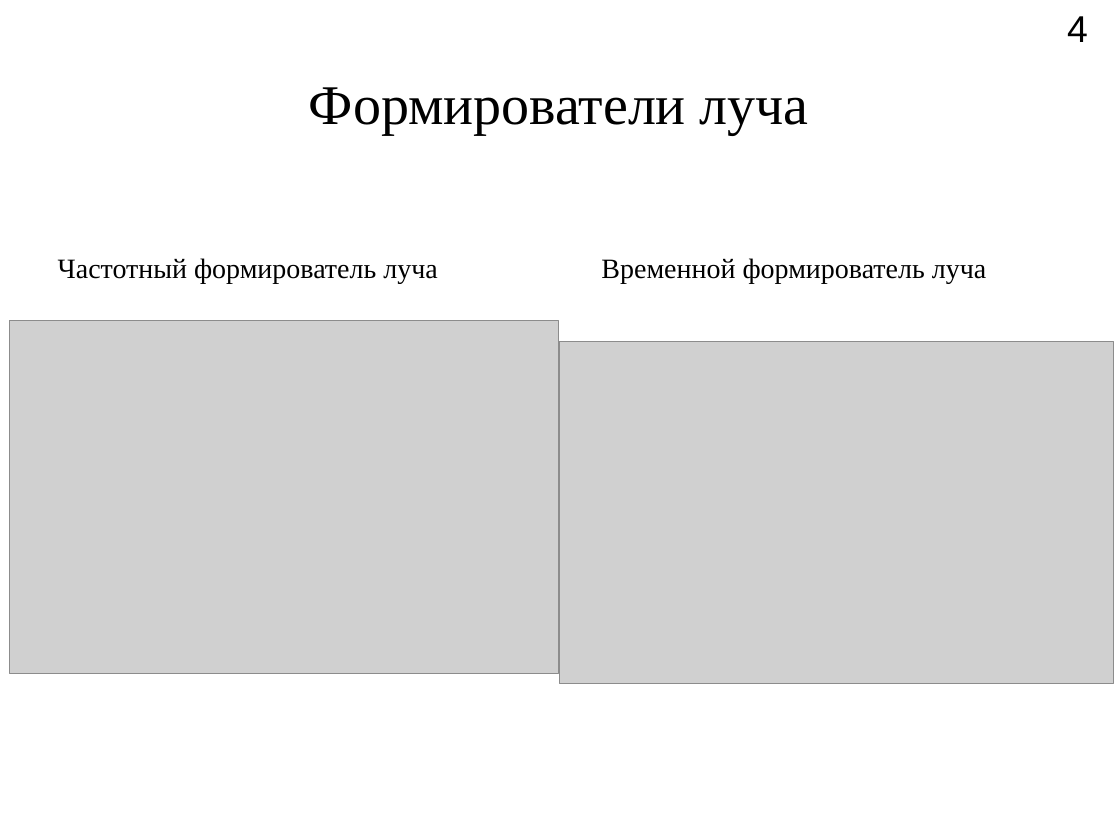
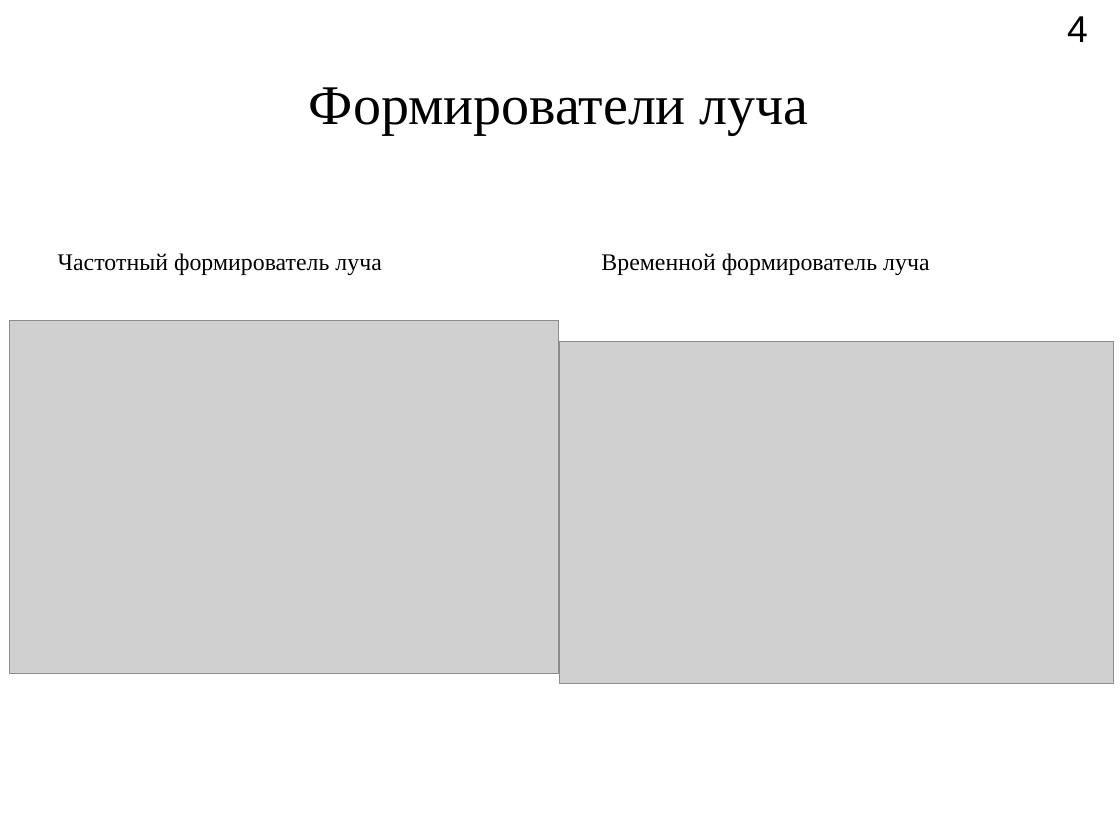
Before and after one commit to Rernamp/myDiplom, a slide deck: slide 4 of Презентация.ppt. Drawn at 1120x840 pixels with LibreOffice and Linux fonts; fonts in the diff are those of the drawing; grey boxes stand for pictures. Boxes give left, top, right and bottom in pixels: in the first picture for what was removed or moved away, otherwise in the second. Text is boxed around its words. In the diff, an @@ line names an element or a change of style, - is before the commit and + after.

```diff
--- a/Презентация.ppt
+++ b/Презентация.ppt
@@ text "Частотный формирователь луча" at (58,253,381,275): size 18 to 15.3 pt; line spacing 1 to 0.9 @@
@@ text "Временной формирователь луча" at (601,253,929,275): size 18 to 15.3 pt; line spacing 1 to 0.9 @@
```
Also in this commit, not shown: 7 other slides changed, 1 other file.
